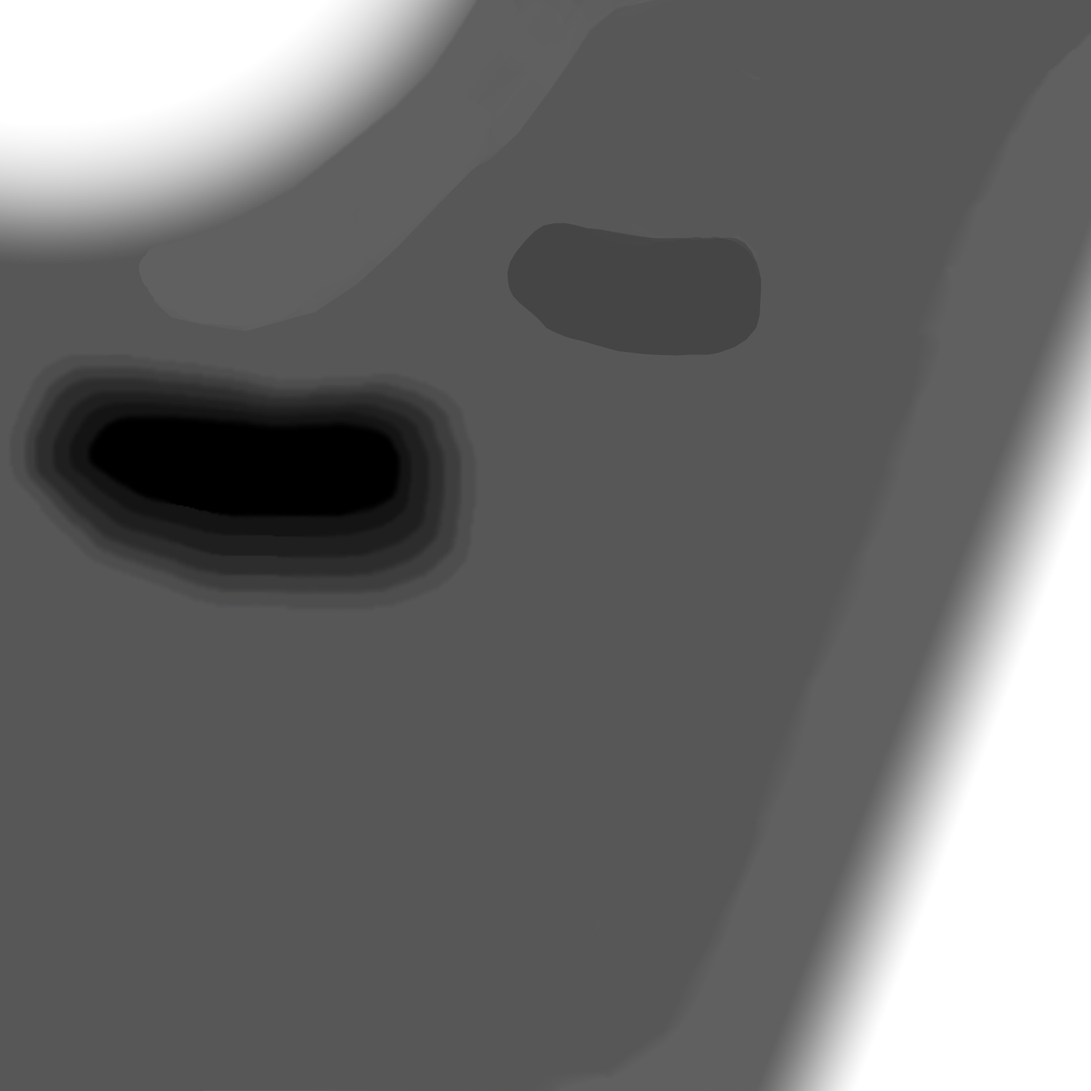
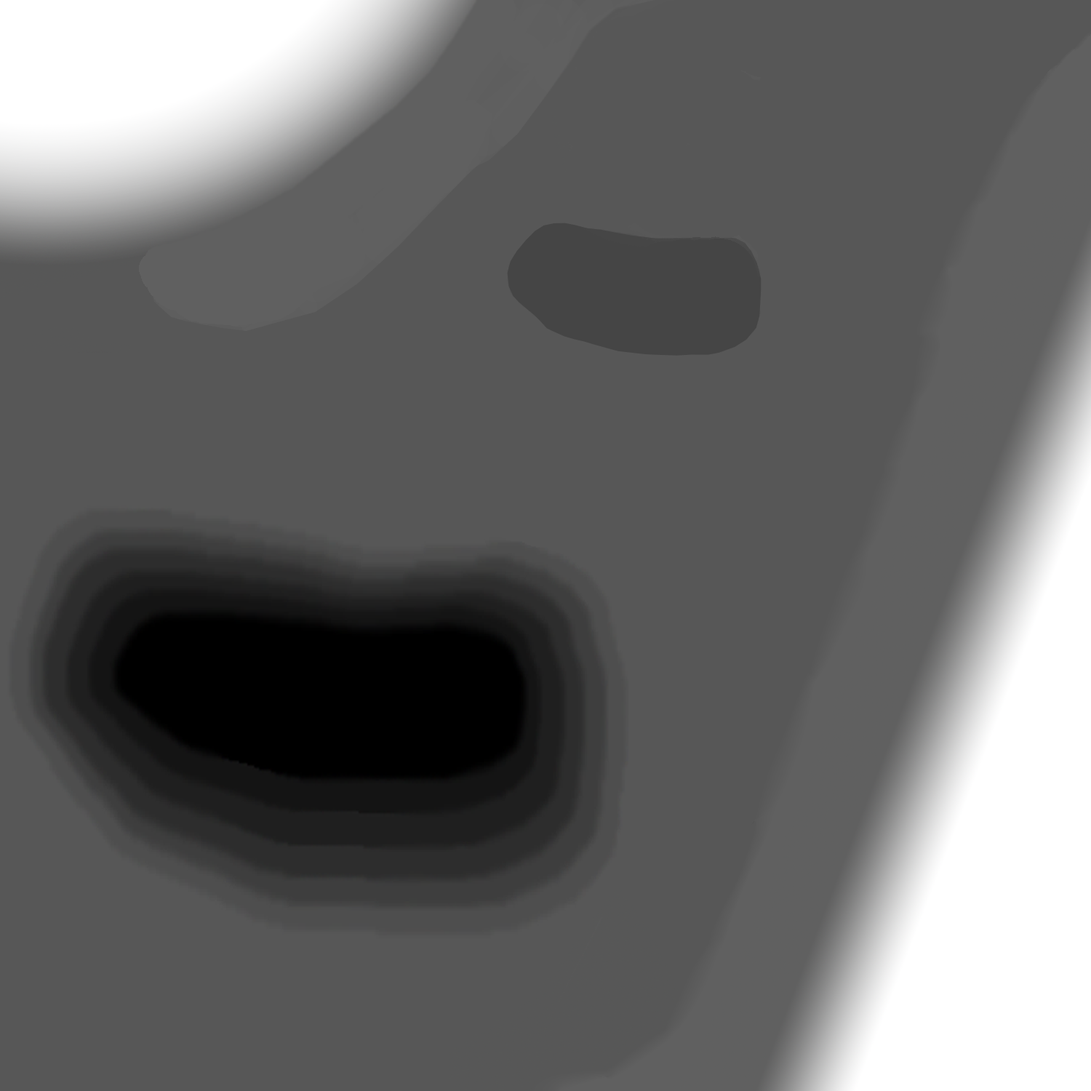
Layer changes from the first (1091, 1091) image to the second:
painted on "レイヤー 2" over [8, 354, 629, 1091]
